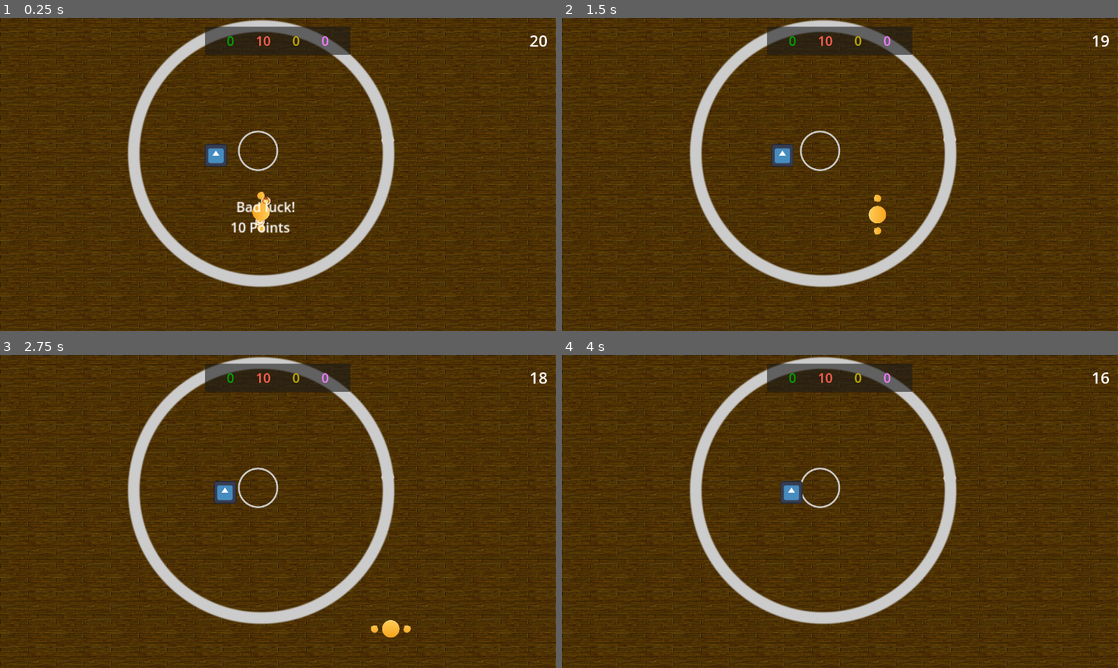
Above: before the commit, frames 1-4 (two rows, left to right).
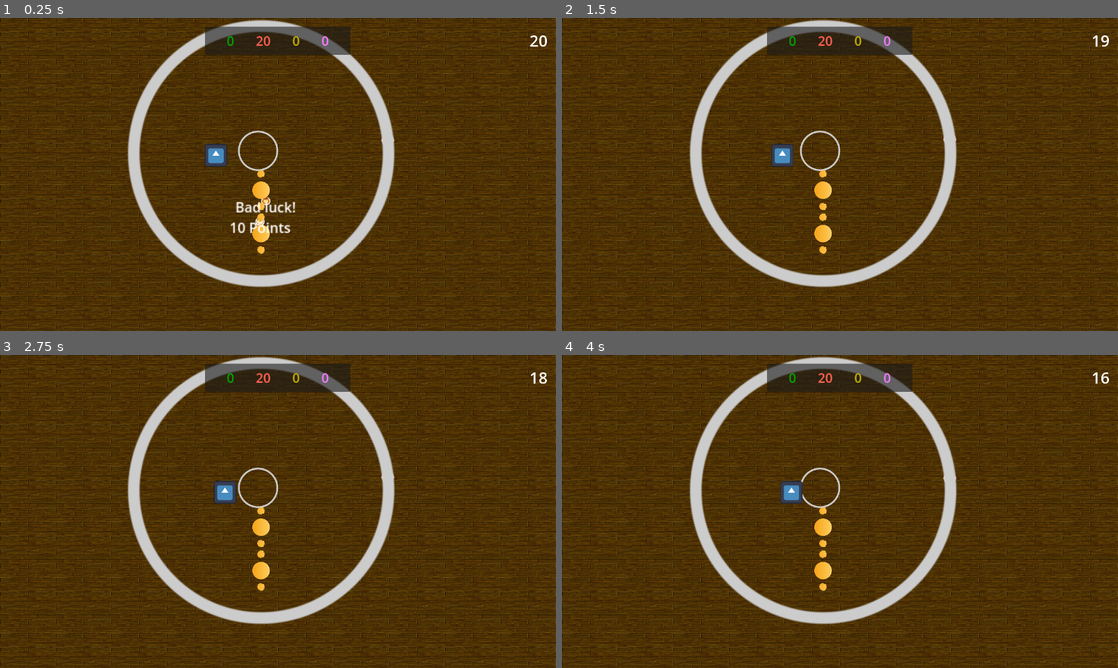
Above: after the commit, the same moments.

Repository: louiidev/ggj24_sumo
Game: Godot game, scene res://Scenes/main.tscn
Two runs of this game, one before a commit and one after it. Both use one fixed random seed, a clock stepped at 60 frames per second and the inputs below. The engine's default icon, where the game draws it, is replaced by a stand-in: a white triangle on a blue panel in a dark square.
Inputs:
- Up to frame 1 (0.25 s): no input
- Up to frame 2 (1.5 s): tap Enter (ui_accept) at 0.5, 0.77 s; hold D (right) 0.53-1.28 s; tap Down (look_down) at 0.6 s; tap Left (look_left) at 0.8, 1.35 s; hold S (down) from 1.28 s (still down)
- Up to frame 3 (2.75 s): tap Enter (ui_accept) at 1.52 s; tap Right (look_right) at 1.55, 2.1 s; release S (down) at 2.03 s; hold D (right) from 2.03 s (still down); tap Up (look_up) at 2.3 s
- Up to frame 4 (4 s): release D (right) at 2.78 s; hold W (up) 2.78-3.53 s; tap Up (look_up) at 2.85 s; tap Enter (ui_accept) at 3.02, 3.77 s; tap Space (tackle) at 3.05, 3.6 s; hold A (left) from 3.53 s (still down); tap Down (look_down) at 3.8 s

The runs differ from the first frame. In frame 1, 0.7% of the frame differs, in the area x 41-54%, y 5-76%; in frame 2, 0.6%; in frame 3, 0.6%; in frame 4, 0.4%.

Commit message:
Improve player controls

Diff:
--- a/Scenes/Player.gd
+++ b/Scenes/Player.gd
@@ -3,29 +3,56 @@
 @export var playerNum = 0
 @export var moveSpeed:float = 900
 @export var tackleSpeed:float = 1800
+@export var deviceId = 0
 
 var playerMoveDirection = Vector2.ZERO
 var playerLookDirection = Vector2.ZERO
 var lookDirection = 0.0
 
+var hasTackled: bool = false;
+
 # Called when the node enters the scene tree for the first time.
 func _ready():
 	gravity_scale = 0.0
 	lock_rotation = true
+	print_debug(Input.get_connected_joypads())
+
+func _process(delta):
+	if hasTackled && Input.get_joy_axis(deviceId, JOY_AXIS_TRIGGER_RIGHT) <= 0:
+		hasTackled = false
+
+
+func look_follow(state: PhysicsDirectBodyState2D, current_transform: Transform2D, target_position: Vector2) -> void:
+	var speed = 0.1
+	var forward_local_axis: Vector2 = Vector2(1, 0)
+	var forward_dir: Vector2 = (current_transform.basis_xform(forward_local_axis)).normalized()
+	var target_dir: Vector2 = (target_position - current_transform.origin).normalized()
+	var local_speed: float = clampf(speed, 0, acos(forward_dir.dot(target_dir)))
+	if forward_dir.dot(target_dir) > 1e-4:
+		state.angular_velocity = local_speed * forward_dir.cross(target_dir) / state.step
+
+func joy_deadzone(axis: float, deadzone: float = 0.2):
+	return axis if(!(axis < deadzone && axis > -deadzone)) else 0
 
 func _physics_process(delta):
-	playerMoveDirection = Input.get_vector("left", "right", "up", "down").normalized()
-	playerLookDirection = Input.get_vector(
-		"look_left",
-		"look_right",
-		"look_up",
-		"look_down"
-	).normalized()
+	playerLookDirection = Vector2(
+		joy_deadzone(Input.get_joy_axis(deviceId, JOY_AXIS_RIGHT_X), 0.2),
+		joy_deadzone(Input.get_joy_axis(deviceId, JOY_AXIS_RIGHT_Y), 0.2)
+	)
 
-	look_at(position + playerLookDirection)
+	print_debug(playerLookDirection)
+	playerMoveDirection = Vector2(
+		joy_deadzone(Input.get_joy_axis(deviceId, JOY_AXIS_LEFT_X), 0.3),
+		joy_deadzone(Input.get_joy_axis(deviceId, JOY_AXIS_LEFT_Y) ,0.3)
+	)
 
 func _integrate_forces(state):
 	state.apply_force(playerMoveDirection * moveSpeed)
+	look_follow(state, global_transform, position + playerLookDirection)
 
-	if Input.is_action_just_pressed("tackle"):
+	if playerLookDirection.length() == 0:
+		state.angular_velocity = 0
+
+	if Input.get_joy_axis(deviceId, JOY_AXIS_TRIGGER_RIGHT) > 0 && !hasTackled:
+		hasTackled = true
 		state.apply_impulse(Vector2.from_angle(rotation) * tackleSpeed)
--- a/Scenes/Player.tscn
+++ b/Scenes/Player.tscn
@@ -8,11 +8,9 @@
 
 [node name="Player" type="RigidBody2D"]
 mass = 2.0
-linear_damp = 1.3
+inertia = 1000.0
+linear_damp = 2.0
 script = ExtResource("1_ut18v")
-playerNum = null
-moveSpeed = null
-tackleSpeed = null
 
 [node name="CollisionShape2D" type="CollisionShape2D" parent="."]
 scale = Vector2(5, 5)
--- a/Scenes/main.tscn
+++ b/Scenes/main.tscn
@@ -50,3 +50,9 @@
 [node name="SecondPassed" type="Timer" parent="."]
 autostart = true
 [connection signal="timeout" from="SecondPassed" to="." method="secondPast"]
+
+
+[node name="Player2" parent="." instance=ExtResource("6_nwdld")]
+position = Vector2(601, 446)
+playerNum = 1
+deviceId = 1
